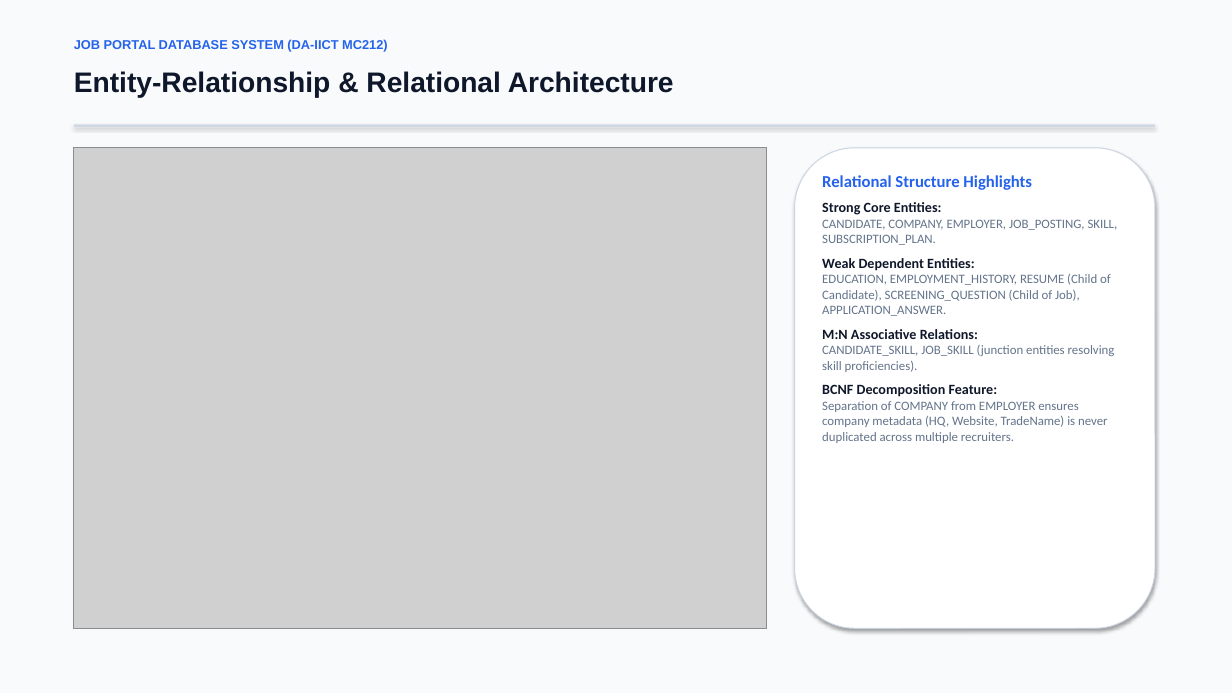
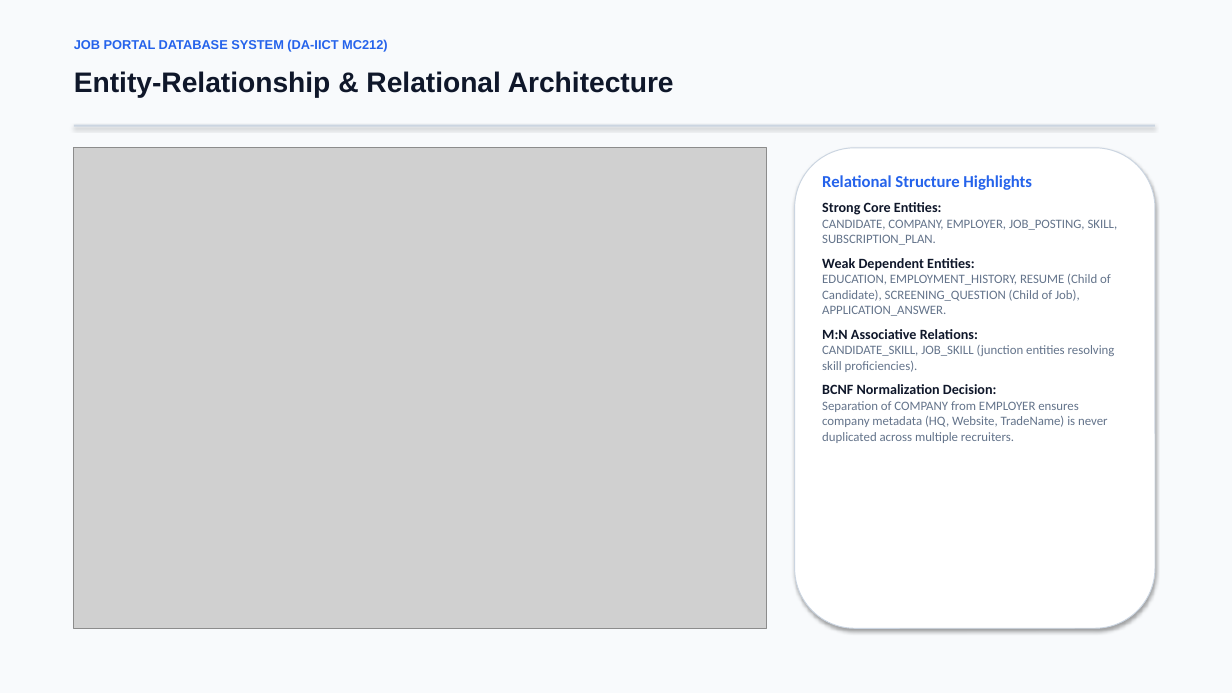
Before and after one commit to jainil0277/job-portal-dbms, a slide deck: slide 4 of docs/Team-9_202503016_Presentation.pptx. Drawn at 1232x693 pixels with LibreOffice and Linux fonts; fonts in the diff are those of the drawing; grey boxes stand for pictures. Boxes give left, top, right and bottom in pixels: in the first picture for what was removed or moved away, otherwise in the second. Text is boxed around its words. In the diff, an @@ line names an element or a change of style, - is before the commit and + after.

```diff
--- a/docs/Team-9_202503016_Presentation.pptx
+++ b/docs/Team-9_202503016_Presentation.pptx
@@ text at box(822, 384, 997, 394): text changed @@
-BCNF Decomposition Feature:
+BCNF Normalization Decision:
```
Also in this commit, not shown: 7 other slides changed, 5 slides added, 1 slide removed, 4 other files.
